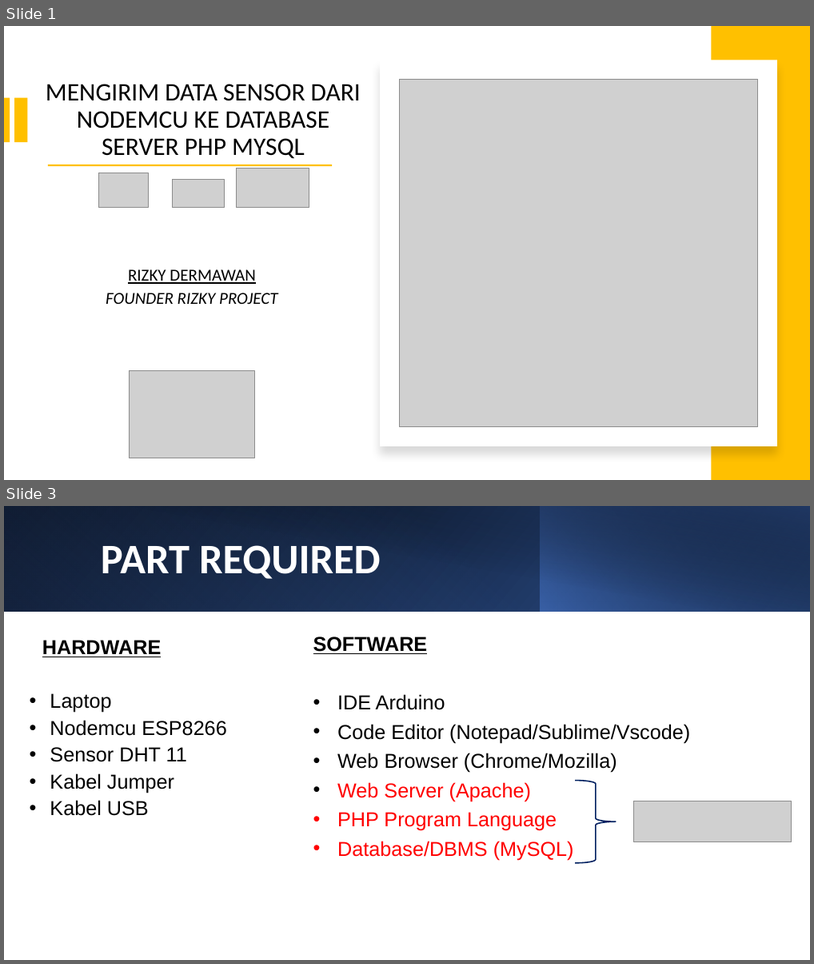
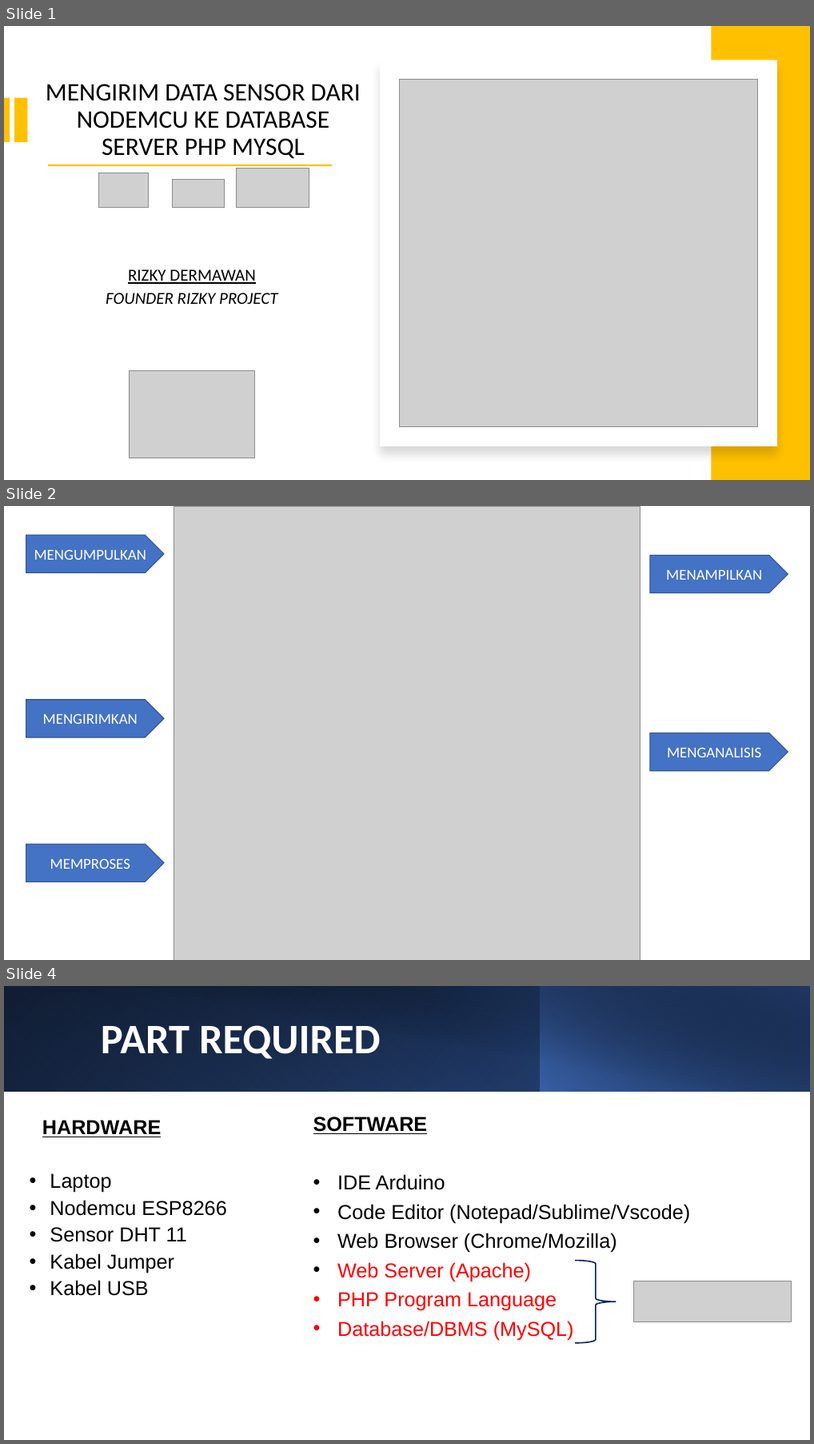
Before and after one commit to rizkydermawan1992/kirim-data-suhu-ke-web-php-mysql, a slide deck: Sharing Session.pptx. Shown one above the other, each under a label of ours: slides 1 and 3 before the commit, slides 1, 2 and 4 after it; the slides between them are not shown. The pictures are 814x964 and 814x1444 pixels, drawn with LibreOffice and Linux fonts; fonts in the diff are those of the drawing; grey boxes stand for pictures. Boxes give left, top, right and bottom in pixels: in the first picture for what was removed or moved away, otherwise in the second. Text is boxed around its words. In the diff, an @@ line names an element or a change of style, - is before the commit and + after.

```diff
--- a/Sharing Session.pptx
+++ b/Sharing Session.pptx
@@ slide 2 added at (4,506,810,960), background #FFFFFF @@
@@ picture added at (174,506,641,960) @@
@@ pentagon arrow added at (26,535,164,572), fill #4472C4, outline #325491 1 pt, 18 pt, text #FFFFFF @@
+MENGUMPULKAN
@@ pentagon arrow added at (650,555,789,592), fill #4472C4, outline #325491 1 pt, 18 pt, text #FFFFFF @@
+MENAMPILKAN
@@ pentagon arrow added at (26,700,164,737), fill #4472C4, outline #325491 1 pt, 18 pt, text #FFFFFF @@
+MENGIRIMKAN
@@ pentagon arrow added at (650,733,789,770), fill #4472C4, outline #325491 1 pt, 18 pt, text #FFFFFF @@
+MENGANALISIS
@@ pentagon arrow added at (26,844,164,881), fill #4472C4, outline #325491 1 pt, 18 pt, text #FFFFFF @@
+MEMPROSES
@@ what was slide 3 is now slide 4 @@
```
Also in this commit, not shown: 1 other slide added, 3 other files.
